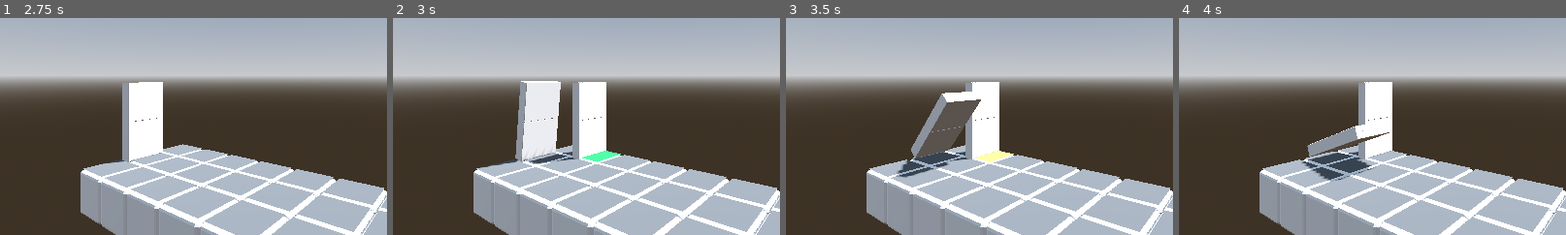
Above: before the commit, frames 1-4 (left to right).
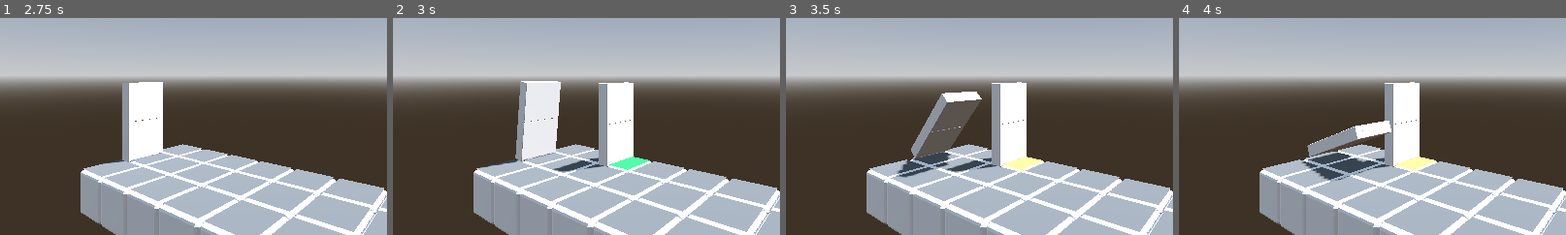
Above: after the commit, the same moments.

Repository: morgmorgan/dominoes
Game: Godot game, scene res://scenes/main.tscn
Two runs of this game, one before a commit and one after it. Both use one fixed random seed, a clock stepped at 60 frames per second and the inputs below.
Inputs (mouse positions are % of the whole screen's width and height, from its top left):
- Up to frame 1 (2.75 s): tap Enter at 0.5, 2 s; move the mouse to (72, 45) at 0.52 s; click (72, 45) at 0.6 s; tap Space at 1.25 s; move the mouse to (30, 55) at 1.27 s; tap Mouse wheel down (MouseWheelDown) at 1.35 s; click (30, 55) at 1.42 s; move the mouse to (60, 28) at 2.02 s; tap Mouse wheel up (MouseWheelUp) at 2.1 s; click (60, 28) at 2.17 s
- Up to frame 2 (3 s): tap Space at 2.75 s; move the mouse to (45, 70) at 2.77 s; right-click (45, 70) at 2.85 s; click (45, 70) at 2.92 s
- Up to frame 3 (3.5 s): no input
- Up to frame 4 (4 s): move the mouse to (80, 65) at 3.52 s; click (80, 65) at 3.6 s
The pictures show only the part of the screen within x 17-67%, y 37-87%; the shares and areas given below are measured in that part.

Frame 1 is identical in both runs. In frame 2, 6.7% of the frame differs, in the area x 33-67%, y 29-71%; in frame 3, 6.1%; in frame 4, 5.6%.

Commit message:
scaling down collision detection

Diff:
--- a/scenes/grid_tile.tscn
+++ b/scenes/grid_tile.tscn
@@ -11,7 +11,7 @@
 size = Vector2(1.75, 1.75)
 
 [sub_resource type="BoxShape3D" id="BoxShape3D_srxyy"]
-size = Vector3(5, 0, 5)
+size = Vector3(2, 0, 2)
 
 [sub_resource type="Animation" id="Animation_2yw5y"]
 length = 0.001
